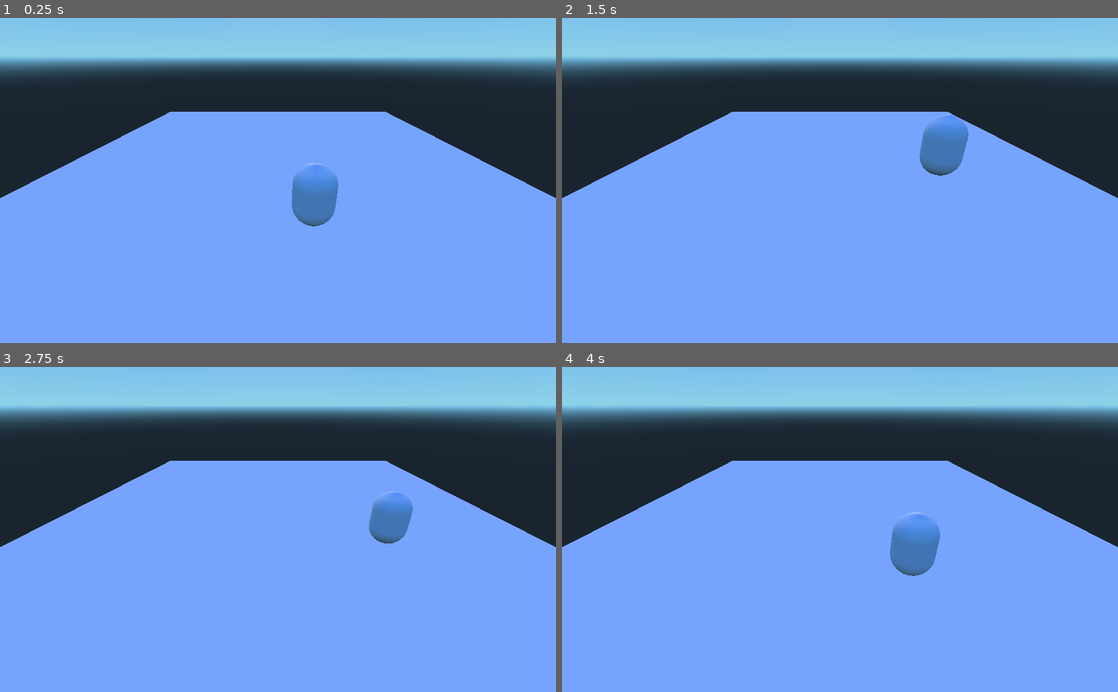
Above: before the commit, frames 1-4 (two rows, left to right).
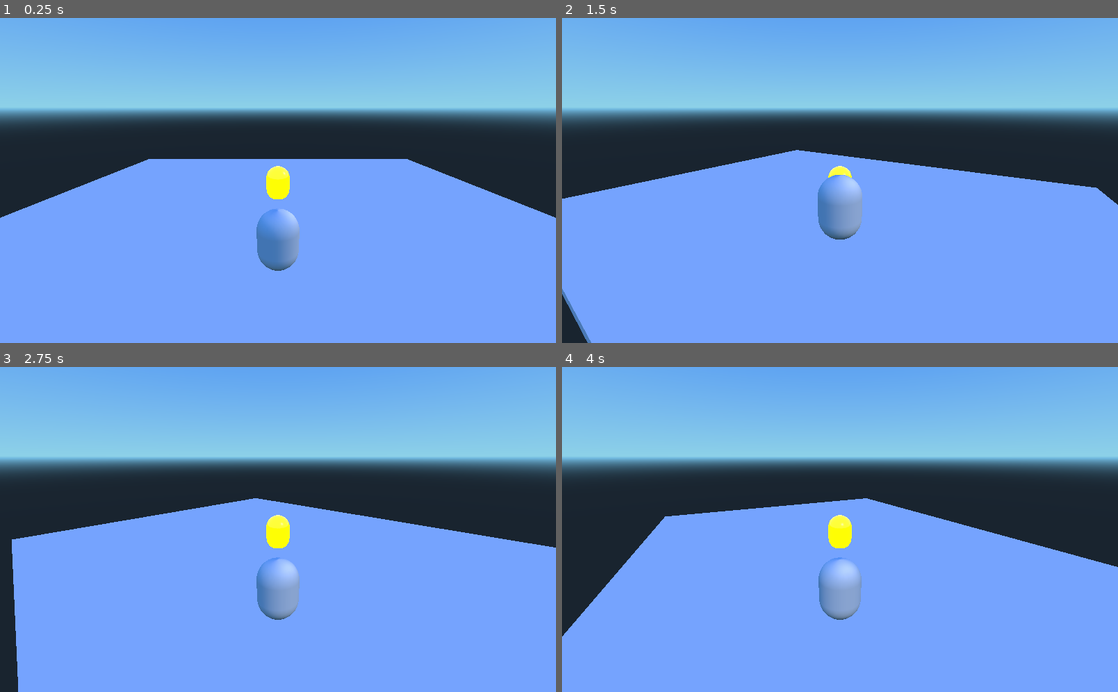
Above: after the commit, the same moments.

Repository: guimafelipe/gamejaaj
Game: Godot game, scene res://Teste/TestMap.tscn
Two runs of this game, one before a commit and one after it. Both use one fixed random seed, a clock stepped at 60 frames per second and the inputs below. The project has no main scene, so this scene is started directly.
Inputs:
- Up to frame 1 (0.25 s): no input
- Up to frame 2 (1.5 s): hold D (move_right) 0.53-1.28 s; tap Space (jump) at 0.77 s; hold A (move_left) from 1.28 s (still down)
- Up to frame 3 (2.75 s): tap Space (jump) at 1.52 s; release A (move_left) at 2.03 s; hold D (move_right) from 2.03 s (still down)
- Up to frame 4 (4 s): tap Space (jump) at 3.02, 3.77 s; release D (move_right) at 3.53 s; hold A (move_left) from 3.53 s (still down)

The runs differ from the first frame. In frame 1, 39% of the frame differs, in the area x 0-100%, y 0-78%; in frame 2, 38%; in frame 3, 39%; in frame 4, 42%, in the area x 0-100%, y 0-83%.

Commit message:
fiz camera funcionar mais ou menos

Diff:
--- /dev/null
+++ b/Assets/Camera/BasePivot.gd
@@ -0,0 +1,23 @@
+extends Spatial
+
+var center_pos
+var player
+const UP = Vector3(0,1,0)
+
+func _ready():
+	pass
+
+func set_center(new_center):
+	self.center_pos = new_center
+
+func set_player(new_player):
+	player = new_player
+
+func _physics_process(delta):
+	if(player):
+		var player_pos = player.transform.origin
+		var new_pos = player_pos
+		new_pos.y = self.translation.y
+		self.translation = new_pos
+	if(center_pos != null):
+		look_at(center_pos, UP)
--- /dev/null
+++ b/Assets/Camera/BasePivot.tscn
@@ -0,0 +1,8 @@
+[gd_scene load_steps=2 format=2]
+
+[ext_resource path="res://Assets/Camera/BasePivot.gd" type="Script" id=1]
+
+[node name="BasePivot" type="Spatial"]
+
+script = ExtResource( 1 )
+_sections_unfolded = [ "Transform" ]
--- /dev/null
+++ b/Assets/Camera/Camera.gd
@@ -0,0 +1,18 @@
+extends Camera
+
+var center
+const UP = Vector3(0,1,0)
+var angle
+var offset
+
+func _ready():
+	pass
+	# offset = self.global_transform.origin - center.global_transform.origin
+
+func _physics_process(delta):
+	pass
+	# look_at(center, UP)
+
+func set_center(new_center):
+	pass
+	#self.center = new_center
--- a/Assets/Gugu/Gugu.gd
+++ b/Assets/Gugu/Gugu.gd
@@ -17,7 +17,7 @@
 
 
 func _ready():
-	pass
+	self.angle = atan2(translation.x, translation.z)
 
 func _process(delta):
 	pass
@@ -35,9 +35,9 @@
 	#var camera = $Target/Camera
 	#var cam_xform = camera.get_global_transform()
 	if (Input.is_action_pressed("move_left")):
+		angle += delta * angularSpeed
+	if (Input.is_action_pressed("move_right")):
 		angle -= delta * angularSpeed
-	if (Input.is_action_pressed("move_right")):
-		angle += delta * angularSpeed
 
 	# Testar também setar a posição manualmente
 	var pos_before = self.global_transform.origin
@@ -48,9 +48,11 @@
 
 	# self.translate(pos_var)
 
+	self.translation = pos_after
+
 	velocity.y += gravity * delta
-	velocity.x = pos_var.x
-	velocity.z = pos_var.z
+	velocity.x = 0
+	velocity.z = 0
 
 	if velocity.y > 0:
 		gravity = -20
--- a/Assets/Gugu/Gugu.tscn
+++ b/Assets/Gugu/Gugu.tscn
@@ -15,7 +15,7 @@
 radial_segments = 64
 rings = 8
 
-[node name="Gugu" type="KinematicBody" index="0"]
+[node name="Gugu" type="KinematicBody"]
 
 input_ray_pickable = true
 input_capture_on_drag = false
--- a/Teste/TestMap.gd
+++ b/Teste/TestMap.gd
@@ -1,4 +1,7 @@
 extends Spatial
 
 func _ready():
-	$Gugu.set_center($Centro.global_transform.origin)
+	var center_pos = $Centro.global_transform.origin
+	$Gugu.set_center(center_pos)
+	$BasePivot.set_center(center_pos)
+	$BasePivot.set_player($Gugu)
--- a/Teste/TestMap.tscn
+++ b/Teste/TestMap.tscn
@@ -1,13 +1,10 @@
-[gd_scene load_steps=5 format=2]
+[gd_scene load_steps=9 format=2]
 
 [ext_resource path="res://Teste/TestMap.gd" type="Script" id=1]
 [ext_resource path="res://Assets/Gugu/Gugu.tscn" type="PackedScene" id=2]
-
-[sub_resource type="BoxShape" id=1]
-
-extents = Vector3( 1, 1, 1 )
-
-[sub_resource type="CubeMesh" id=2]
+[ext_resource path="res://Assets/Camera/BasePivot.tscn" type="PackedScene" id=3]
+
+[sub_resource type="CubeMesh" id=5]
 
 custom_aabb = AABB( 0, 0, 0, 0, 0, 0 )
 size = Vector3( 2, 2, 2 )
@@ -15,22 +12,159 @@
 subdivide_height = 0
 subdivide_depth = 0
 
+[sub_resource type="SpatialMaterial" id=3]
+
+render_priority = 0
+flags_transparent = false
+flags_unshaded = false
+flags_vertex_lighting = false
+flags_no_depth_test = false
+flags_use_point_size = false
+flags_world_triplanar = false
+flags_fixed_size = false
+flags_albedo_tex_force_srgb = false
+vertex_color_use_as_albedo = false
+vertex_color_is_srgb = false
+params_diffuse_mode = 0
+params_specular_mode = 0
+params_blend_mode = 0
+params_cull_mode = 0
+params_depth_draw_mode = 0
+params_line_width = 1.0
+params_point_size = 1.0
+params_billboard_mode = 0
+params_grow = false
+params_use_alpha_scissor = false
+albedo_color = Color( 0.871094, 0.775818, 0, 1 )
+metallic = 0.0
+metallic_specular = 0.5
+metallic_texture_channel = 0
+roughness = 0.0
+roughness_texture_channel = 0
+emission_enabled = true
+emission = Color( 0.992188, 0.930176, 0, 1 )
+emission_energy = 3.0
+emission_operator = 0
+emission_on_uv2 = false
+normal_enabled = false
+rim_enabled = false
+clearcoat_enabled = false
+anisotropy_enabled = false
+ao_enabled = false
+depth_enabled = false
+subsurf_scatter_enabled = false
+transmission_enabled = false
+refraction_enabled = false
+detail_enabled = false
+uv1_scale = Vector3( 1, 1, 1 )
+uv1_offset = Vector3( 0, 0, 0 )
+uv1_triplanar = false
+uv1_triplanar_sharpness = 1.0
+uv2_scale = Vector3( 1, 1, 1 )
+uv2_offset = Vector3( 0, 0, 0 )
+uv2_triplanar = false
+uv2_triplanar_sharpness = 1.0
+proximity_fade_enable = false
+distance_fade_enable = false
+_sections_unfolded = [ "Emission" ]
+
+[sub_resource type="CapsuleMesh" id=4]
+
+material = SubResource( 3 )
+custom_aabb = AABB( 0, 0, 0, 0, 0, 0 )
+radius = 1.0
+mid_height = 1.0
+radial_segments = 64
+rings = 8
+
+[sub_resource type="BoxShape" id=1]
+
+extents = Vector3( 1, 1, 1 )
+
+[sub_resource type="CubeMesh" id=2]
+
+custom_aabb = AABB( 0, 0, 0, 0, 0, 0 )
+size = Vector3( 2, 2, 2 )
+subdivide_width = 0
+subdivide_height = 0
+subdivide_depth = 0
+
 [node name="TestMap" type="Spatial" index="0"]
 
 script = ExtResource( 1 )
 
 [node name="Gugu" parent="." index="0" instance=ExtResource( 2 )]
 
-transform = Transform( 1, 0, 0, 0, 1, 0, 0, 0, 1, 0, -0.187806, 7.35985 )
-_sections_unfolded = [ "Transform" ]
-
-[node name="Centro" type="Position3D" parent="." index="1"]
-
-transform = Transform( 15.6667, 0, 0, 0, 1, 0, 0, 0, 19.7554, 0, -0.187806, 0 )
-
-[node name="Floor" type="StaticBody" parent="." index="2"]
-
-transform = Transform( 15.6667, 0, 0, 0, 1, 0, 0, 0, 19.7554, 0, -0.5, 0 )
+transform = Transform( 1, 0, 0, 0, 1, 0, 0, 0, 1, 0, 0, 9.39079 )
+_sections_unfolded = [ "Transform" ]
+
+[node name="BasePivot" parent="." index="1" instance=ExtResource( 3 )]
+
+transform = Transform( 1, 0, 0, 0, 1, 0, 0, 0, 1, 0, 0, 9.01734 )
+
+[node name="Spatial" type="Spatial" parent="BasePivot" index="0"]
+
+transform = Transform( 0.999999, 0, 0, 0, 0.999999, 0, 0, 0, 1, 0, 7.40313, 9.68034 )
+
+[node name="Camera" type="Camera" parent="BasePivot/Spatial" index="0"]
+
+transform = Transform( 0.0638295, 0, 0, 0, 0.896681, 0.103263, 0, -0.279561, 0.331212, 0, 0.0421333, 0.00582695 )
+keep_aspect = 1
+cull_mask = 1048575
+environment = null
+h_offset = 0.0
+v_offset = 0.0
+doppler_tracking = 0
+projection = 0
+current = true
+fov = 70.0
+size = 1.0
+near = 0.05
+far = 100.0
+_sections_unfolded = [ "Transform", "Visibility" ]
+
+[node name="MeshInstance" type="MeshInstance" parent="BasePivot/Spatial" index="1"]
+
+layers = 1
+material_override = null
+cast_shadow = 1
+extra_cull_margin = 0.0
+use_in_baked_light = false
+lod_min_distance = 0.0
+lod_min_hysteresis = 0.0
+lod_max_distance = 0.0
+lod_max_hysteresis = 0.0
+mesh = SubResource( 5 )
+skeleton = NodePath("..")
+material/0 = null
+_sections_unfolded = [ "Transform" ]
+
+[node name="Centro" type="Position3D" parent="." index="2"]
+
+editor/display_folded = true
+_sections_unfolded = [ "Transform" ]
+
+[node name="MeshInstance" type="MeshInstance" parent="Centro" index="0"]
+
+transform = Transform( 1, 0, 0, 0, -1.62921e-07, -1, 0, 1, -1.62921e-07, 0, 1.24747, 0 )
+layers = 1
+material_override = null
+cast_shadow = 1
+extra_cull_margin = 0.0
+use_in_baked_light = false
+lod_min_distance = 0.0
+lod_min_hysteresis = 0.0
+lod_max_distance = 0.0
+lod_max_hysteresis = 0.0
+mesh = SubResource( 4 )
+skeleton = NodePath("..")
+material/0 = null
+_sections_unfolded = [ "Transform" ]
+
+[node name="Floor" type="StaticBody" parent="." index="3"]
+
+editor/display_folded = true
+transform = Transform( 15.6667, 0, 0, 0, 1, 0, 0, 0, 19.7554, 0, -1, 0 )
 input_ray_pickable = true
 input_capture_on_drag = false
 collision_layer = 1
@@ -61,9 +195,9 @@
 skeleton = NodePath("..")
 material/0 = null
 
-[node name="Camera" type="Camera" parent="." index="3"]
-
-transform = Transform( 1, 0, 0, 0, 0.883196, 0.469003, 0, -0.469003, 0.883196, 0, 7.52352, 14.7173 )
+[node name="Camera" type="Camera" parent="." index="4"]
+
+transform = Transform( 1, 0, 0, 0, 0.951742, 0.306898, 0, -0.306898, 0.951742, 0, 6.43855, 20.7156 )
 keep_aspect = 1
 cull_mask = 1048575
 environment = null
